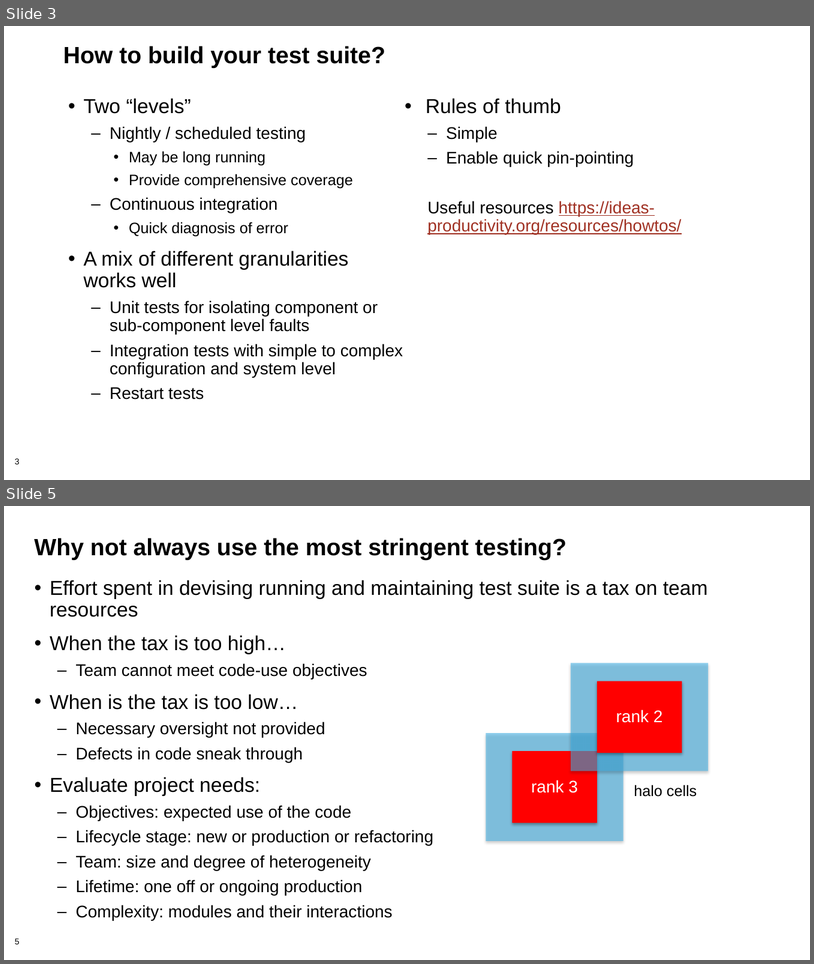
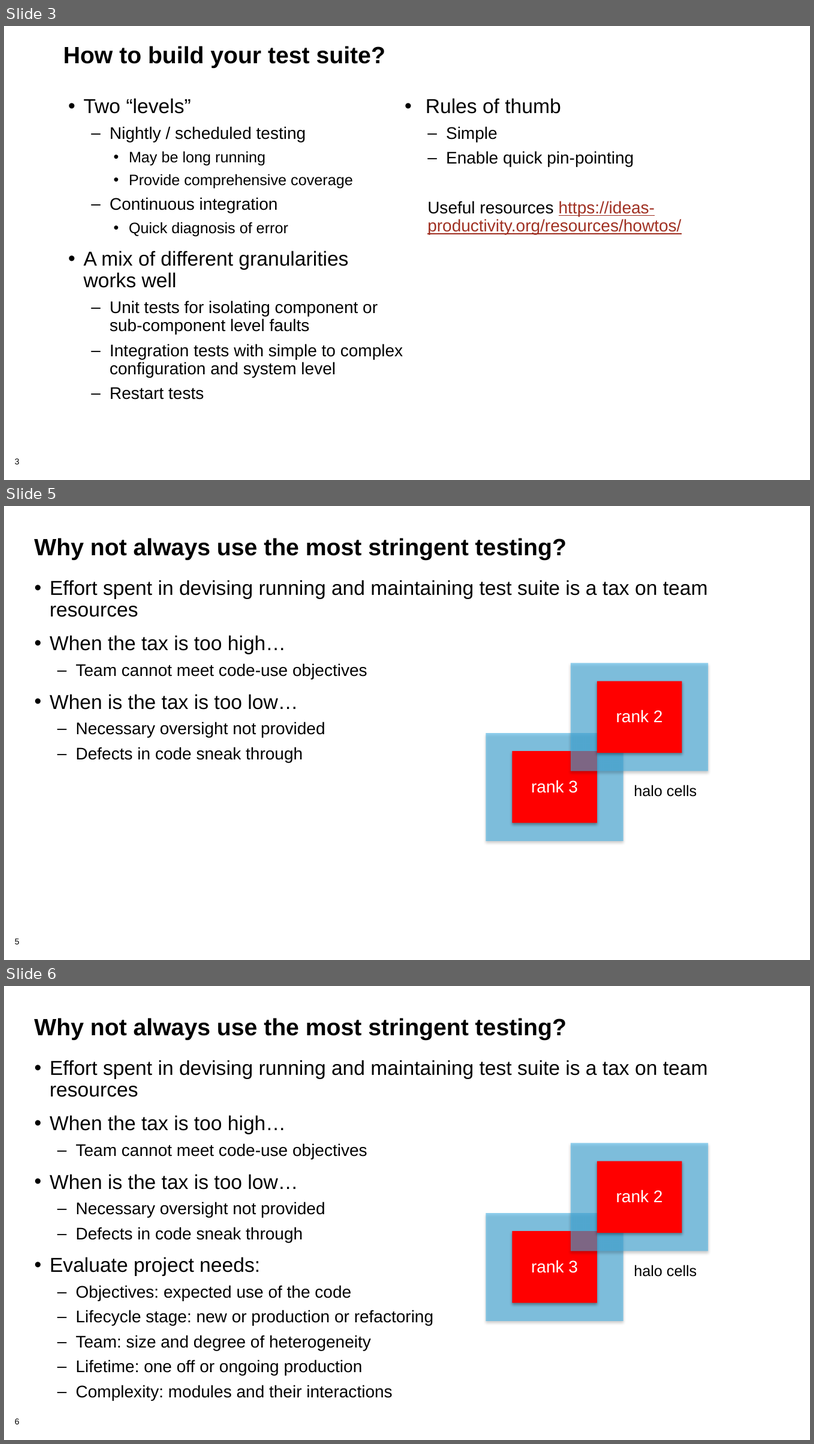
Before and after one commit to bssw-tutorial/presentations, a slide deck: testing-advanced.pptx. Shown one above the other, each under a label of ours: slides 3 and 5 before the commit, slides 3, 5 and 6 after it; the slides between them are not shown. The pictures are 814x964 and 814x1444 pixels, drawn with LibreOffice and Linux fonts; fonts in the diff are those of the drawing; background and template pictures are left out. Boxes give left, top, right and bottom in pixels: in the first picture for what was removed or moved away, otherwise in the second. Text is boxed around its words. In the diff, an @@ line names an element or a change of style, - is before the commit and + after.

Commit message:
refactoring and advanced testing ready to be reviewed

```diff
--- a/testing-advanced.pptx
+++ b/testing-advanced.pptx
@@ slide 5 added at [4, 506, 810, 960], background #FFFFFF; not listed: 1 template element that a slide beside it also shows @@
@@ title added at [34, 538, 567, 560], 28 pt, text #000000, bold @@
+Why not always use the most stringent testing?
@@ text added at [50, 580, 708, 762], 24 pt, text #000000 @@
+• Effort spent in devising running and maintaining test suite is a tax on team resources
+• When the tax is too high…
+  – Team cannot meet code-use objectives
+• When is the tax is too low…
+  – Necessary oversight not provided
+  – Defects in code sneak through
@@ rectangle added at [571, 663, 708, 771], fill #43B1E5 at 58% opacity @@
@@ rectangle added at [597, 681, 683, 752], fill #FF0000, 20 pt, text #FFFFFF @@
+rank 2
@@ rectangle added at [486, 733, 623, 841], fill #43B1E5 at 58% opacity @@
@@ rectangle added at [512, 751, 597, 822], fill #FF0000, 20 pt, text #FFFFFF @@
+rank 3
@@ text added at [634, 784, 697, 796], 18 pt, text #000000 @@
+halo cells
@@ what was slide 5 is now slide 6 @@
@@ page number at [15, 1418, 20, 1424]: text changed @@
-5
+6
```
Also in this commit, not shown: 2 slides changed, 1 other file.
